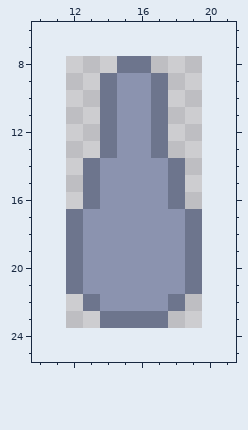
Two versions of one pixel-art file, Assets/Sprites/Ships/Proto/Turrets/Long Range Turret.aseprite. This is how it looked before the edit.
8x16 pixels, 1 frame. Shown: x 10..21, y 6..25. The old version is drawn lined up with the new one, on the new canvas.
The same view after the edit:
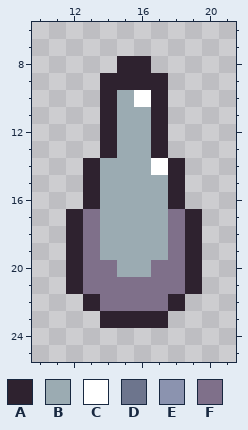
Palette (. is transparent): A #2e222f  B #9babb2  C #ffffff  D #6d758d  E #8b93af  F #7f708a
Change:
canvas 8x16 -> 32x32, the old top-left corner now at 12,8
Changed rows in their new state; - is an unchanged pixel.
first column x 12:
 8 ---AA---
 9 --AAAA--
10 --ABCA--
11 --ABBA--
12 --ABBA--
13 --ABBA--
14 -ABBBCA-
15 -ABBBBA-
16 -ABBBBA-
17 AFBBBBFA
18 AFBBBBFA
19 AFBBBBFA
20 AFFBBFFA
21 AFFFFFFA
22 -AFFFFA-
23 --AAAA--
Boxes around the changes in both pictures, in picture pixels (x1, y1, x2, y2):
changed: (66, 56, 202, 328)
